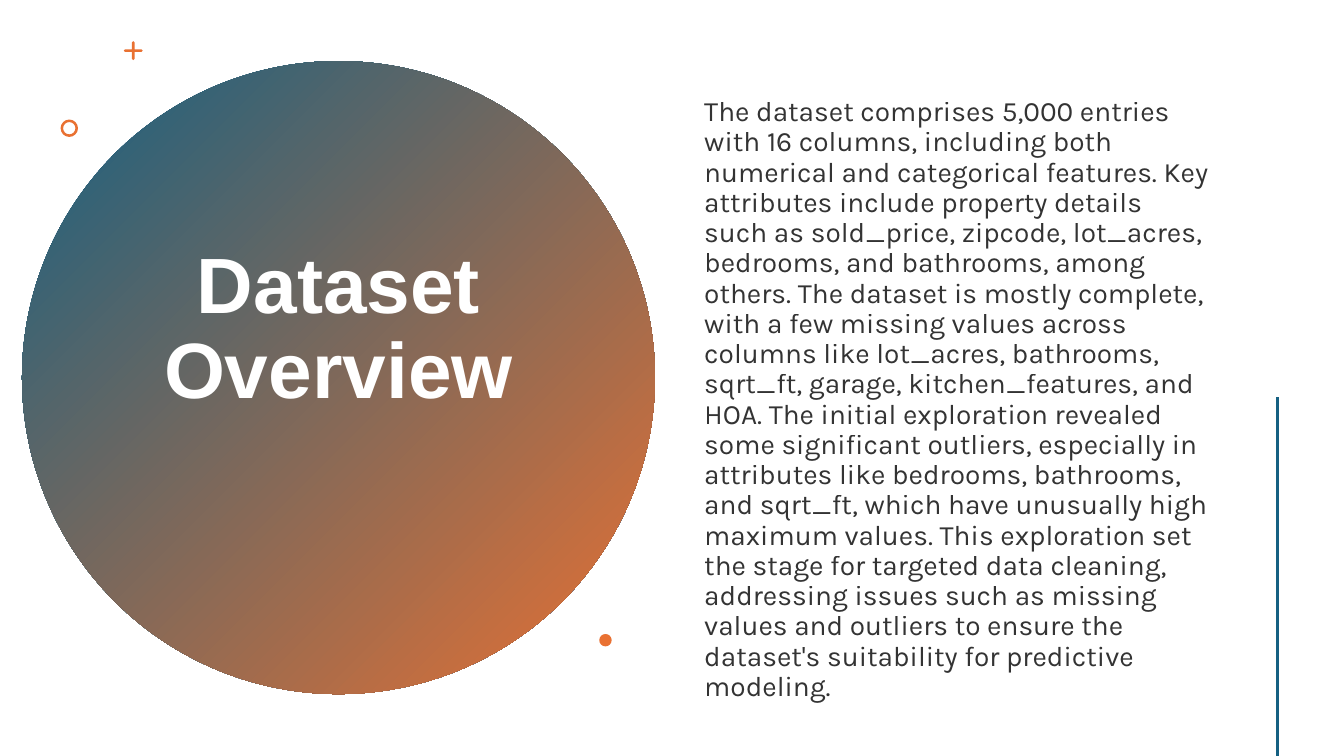
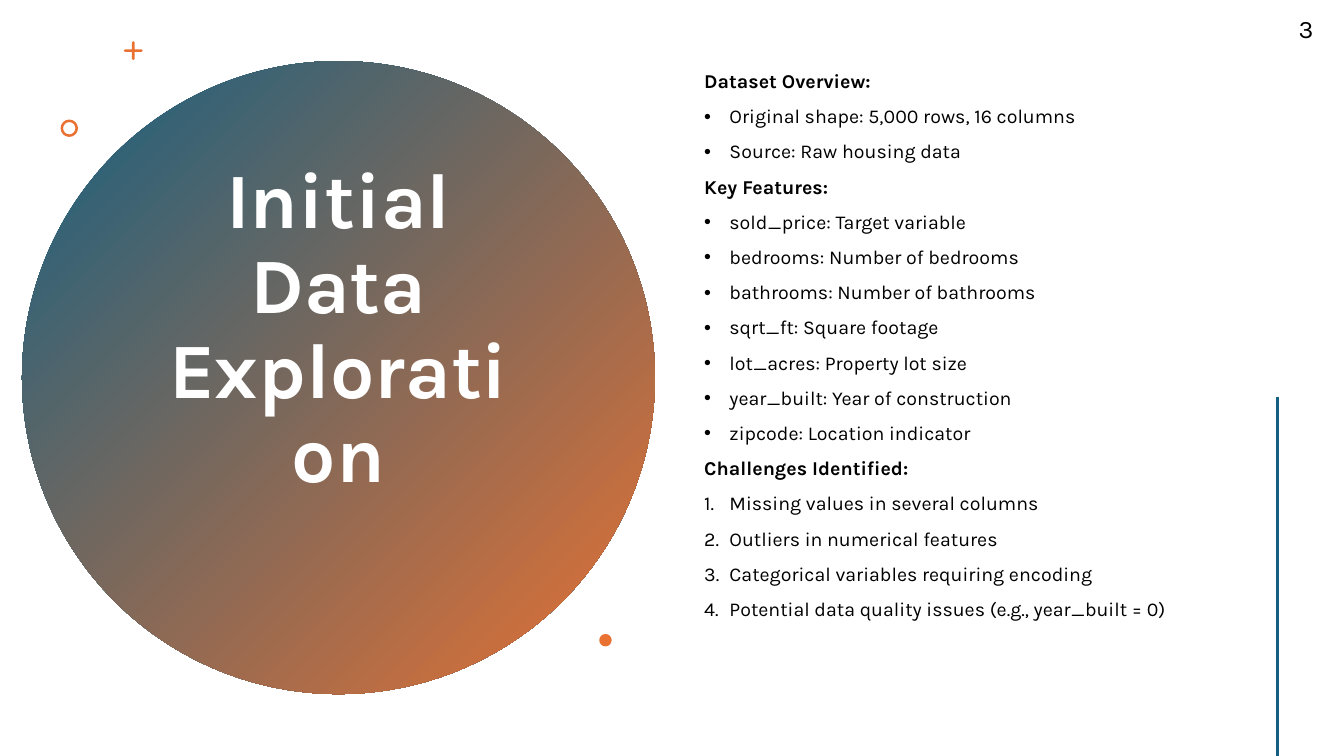
Before and after one commit to Ram9199/EDA, a slide deck: slide 3 of EDA.pptx (slide 4 before the commit). Drawn at 1344x756 pixels with LibreOffice and Linux fonts; fonts in the diff are those of the drawing. Boxes give left, top, right and bottom in pixels: in the first picture for what was removed or moved away, otherwise in the second. Text is boxed around its words. In the diff, an @@ line names an element or a change of style, - is before the commit and + after.

```diff
--- a/EDA.pptx
+++ b/EDA.pptx
@@ text added at [1299,22,1314,39], 18 pt, text #000000 @@
+3
@@ text at [704,74,1166,621]: text changed; size 20 to 14 pt; text colour #000000 at 80% opacity to #000000 @@
-The dataset comprises 5,000 entries with 16 columns, including both numerical and categorical features. Key attributes include property details such as sold_price, zipcode, lot_acres, bedrooms, and bathrooms, among others. The dataset is mostly complete, with a few missing values across columns like lot_acres, bathrooms, sqrt_ft, garage, kitchen_features, and HOA. The initial exploration revealed some significant outliers, especially in attributes like bedrooms, bathrooms, and sqrt_ft, which have unusually high maximum values. This exploration set the stage for targeted data cleaning, addressing issues such as missing values and outliers to ensure the dataset's suitability for predictive modeling.
+Dataset Overview:
+• Original shape: 5,000 rows, 16 columns
+• Source: Raw housing data
+Key Features:
+• sold_price: Target variable
+• bedrooms: Number of bedrooms
+• bathrooms: Number of bathrooms
+• sqrt_ft: Square footage
+• lot_acres: Property lot size
+• year_built: Year of construction
+• zipcode: Location indicator
+Challenges Identified:
+1. Missing values in several columns
+2. Outliers in numerical features
+3. Categorical variables requiring encoding
+4. Potential data quality issues (e.g., year_built = 0)
@@ title at [226,172,451,314]: text changed; font Arial to Karla @@
-Dataset Overview
+Initial Data Exploration
```
Also in this commit, not shown: 1 other slide changed, 12 slides added, 6 slides removed, 4 other files.
